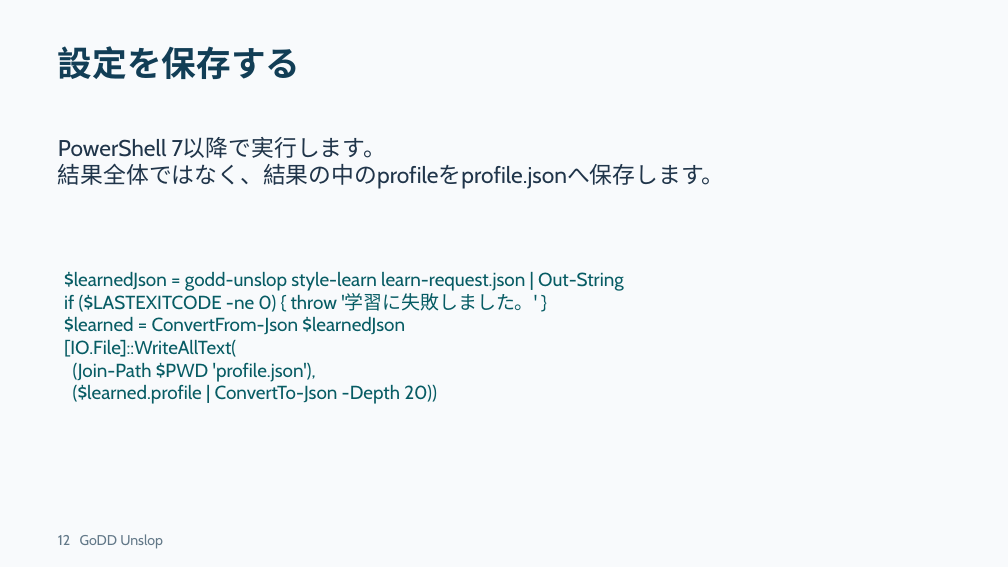
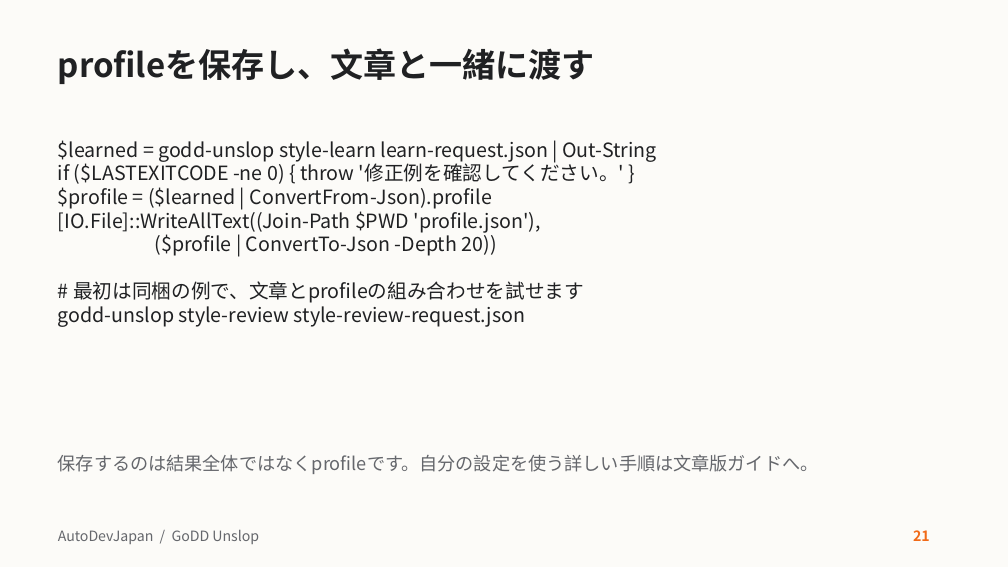
Before and after one commit to AutoDevJapan/GoDD-Unslop, a slide deck: slide 21 of docs/user-guide.pptx (slide 12 before the commit). Drawn at 1008x567 pixels with LibreOffice and Linux fonts; fonts in the diff are those of the drawing. Boxes give left, top, right and bottom in pixels: in the first picture for what was removed or moved away, otherwise in the second. Text is boxed around its words. In the diff, an @@ line names an element or a change of style, - is before the commit and + after.

Commit message:
ADJテンプレートとAI改稿の図解ガイドを追加する

```diff
--- a/docs/user-guide.pptx
+++ b/docs/user-guide.pptx
@@ background #F8FAFC to #FCFBF8 @@
@@ title at (58,48,595,84): text changed; size 33 to 31.5 pt; font Cabin to Noto Sans CJK JP; text colour #123E56 to #202123 @@
-設定を保存する
+profileを保存し、文章と一緒に渡す
@@ text at (58,140,656,327): text changed; size 18 to 18.8 pt; font Cabin to Noto Sans CJK JP; text colour #075C64 to #202123 @@
-$learnedJson = godd-unslop style-learn learn-request.json | Out-String
-if ($LASTEXITCODE -ne 0) { throw '学習に失敗しました。' }
-$learned = ConvertFrom-Json $learnedJson
-[IO.File]::WriteAllText(
-(Join-Path $PWD 'profile.json'),
-($learned.profile | ConvertTo-Json -Depth 20))
+$learned = godd-unslop style-learn learn-request.json | Out-String
+if ($LASTEXITCODE -ne 0) { throw '修正例を確認してください。' }
+$profile = ($learned | ConvertFrom-Json).profile
+[IO.File]::WriteAllText((Join-Path $PWD 'profile.json'),
+($profile | ConvertTo-Json -Depth 20))
+# 最初は同梱の例で、文章とprofileの組み合わせを試せます
+godd-unslop style-review style-review-request.json
@@ text removed at (58,137,725,189) @@
-PowerShell 7以降で実行します。
-結果全体ではなく、結果の中のprofileをprofile.jsonへ保存します。
@@ text added at (58,454,819,474), 17.2 pt, text #65676C @@
+保存するのは結果全体ではなくprofileです。自分の設定を使う詳しい手順は文章版ガイドへ。
@@ text at (58,529,259,544): text changed; font Cabin to Noto Sans CJK JP; text colour #627888 to #65676C @@
-12 GoDD Unslop
+AutoDevJapan / GoDD Unslop
@@ text added at (913,530,930,541), 13.5 pt, text #F16A18, bold @@
+21
```
Also in this commit, not shown: 2 other slides changed, 23 slides added, 17 slides removed, 10 other files.
